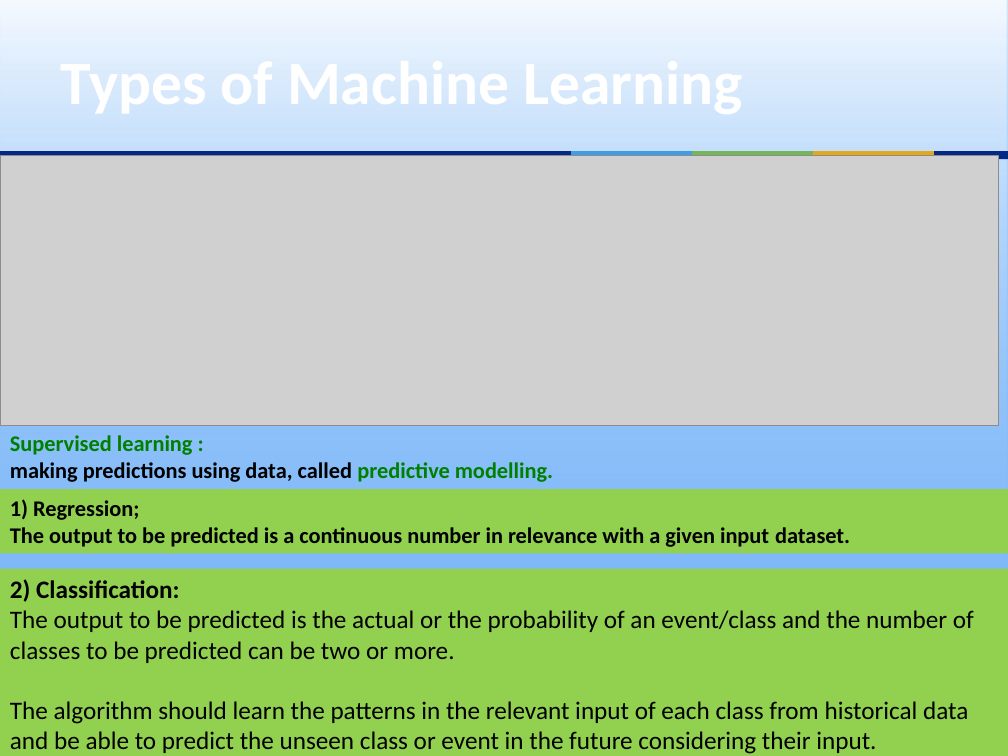
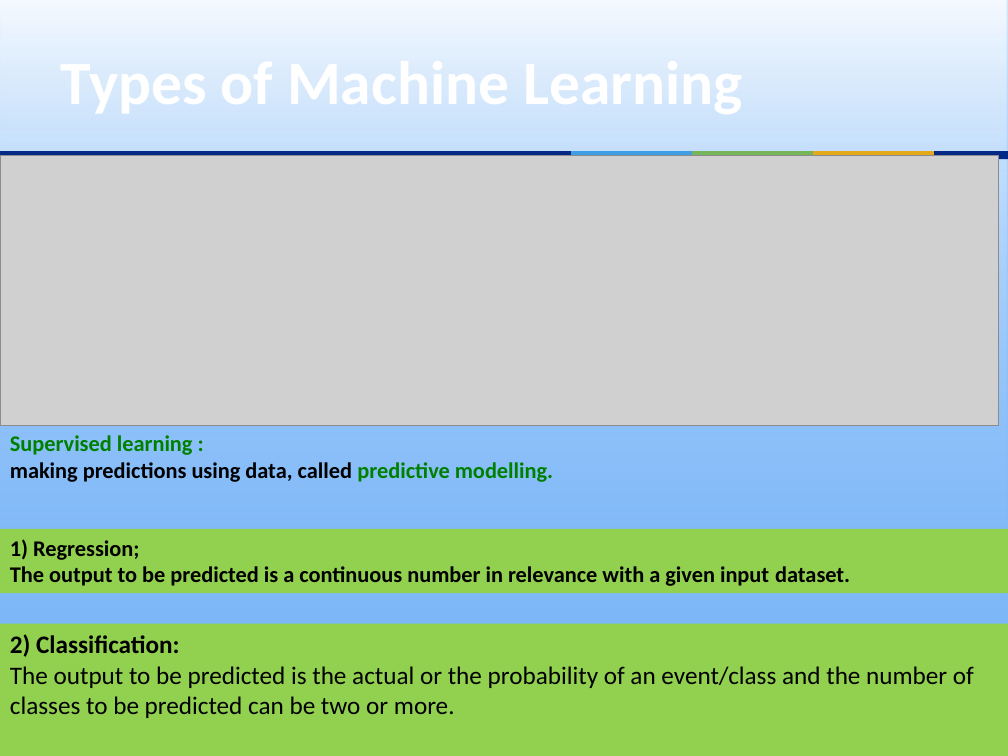
Before and after one commit to ouzarf/seminars, a slide deck: slide 6 of uminho19-ML.pptx (slide 9 before the commit). Drawn at 1008x756 pixels with LibreOffice and Linux fonts; fonts in the diff are those of the drawing; grey boxes stand for pictures. Boxes give left, top, right and bottom in pixels: in the first picture for what was removed or moved away, otherwise in the second. Text is boxed around its words. In the diff, an @@ line names an element or a change of style, - is before the commit and + after.

```diff
--- a/uminho19-ML.pptx
+++ b/uminho19-ML.pptx
@@ rectangle "1) Regression;": place and size @@
-rectangle "1) Regression;" at bbox=[0, 489, 1008, 553]
+rectangle "1) Regression;" at bbox=[0, 529, 1008, 594]
@@ rectangle "2) Classification:": place and size @@
-rectangle "2) Classification:" at bbox=[0, 569, 1008, 756]
+rectangle "2) Classification:" at bbox=[0, 624, 1008, 756]
@@ text in rectangle at bbox=[10, 701, 968, 754]: paragraph removed @@
-The algorithm should learn the patterns in the relevant input of each class from historical data and be able to predict the unseen class or event in the future considering their input.
```
Also in this commit, not shown: 11 other slides changed, 1 slide added, 4 slides removed, 5 other files.
